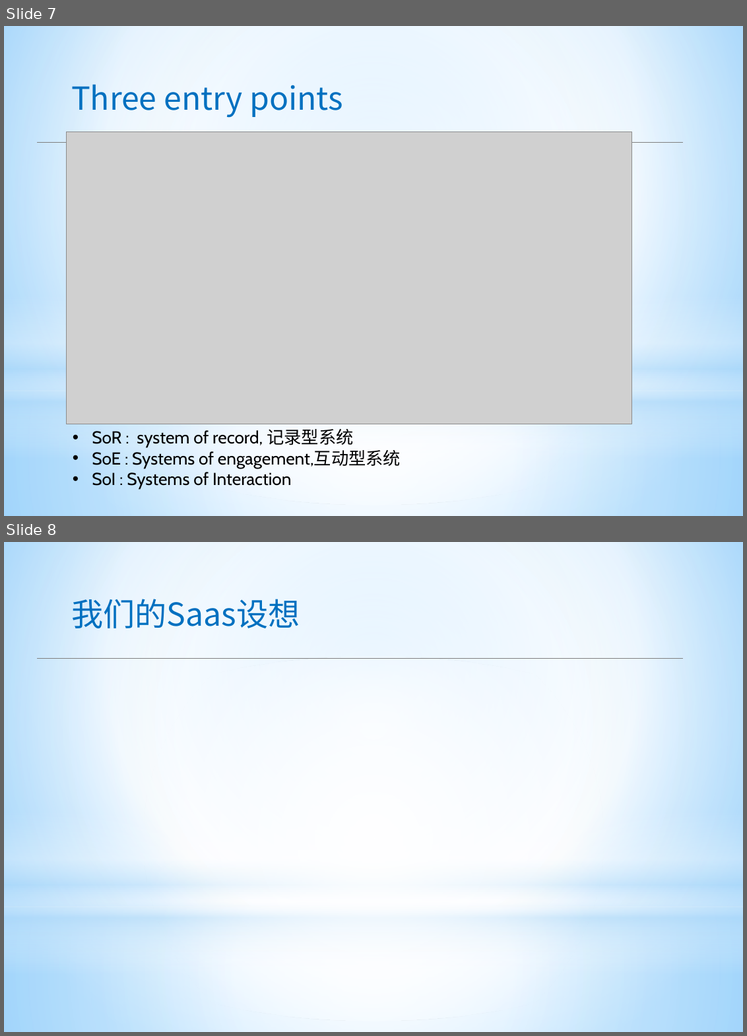
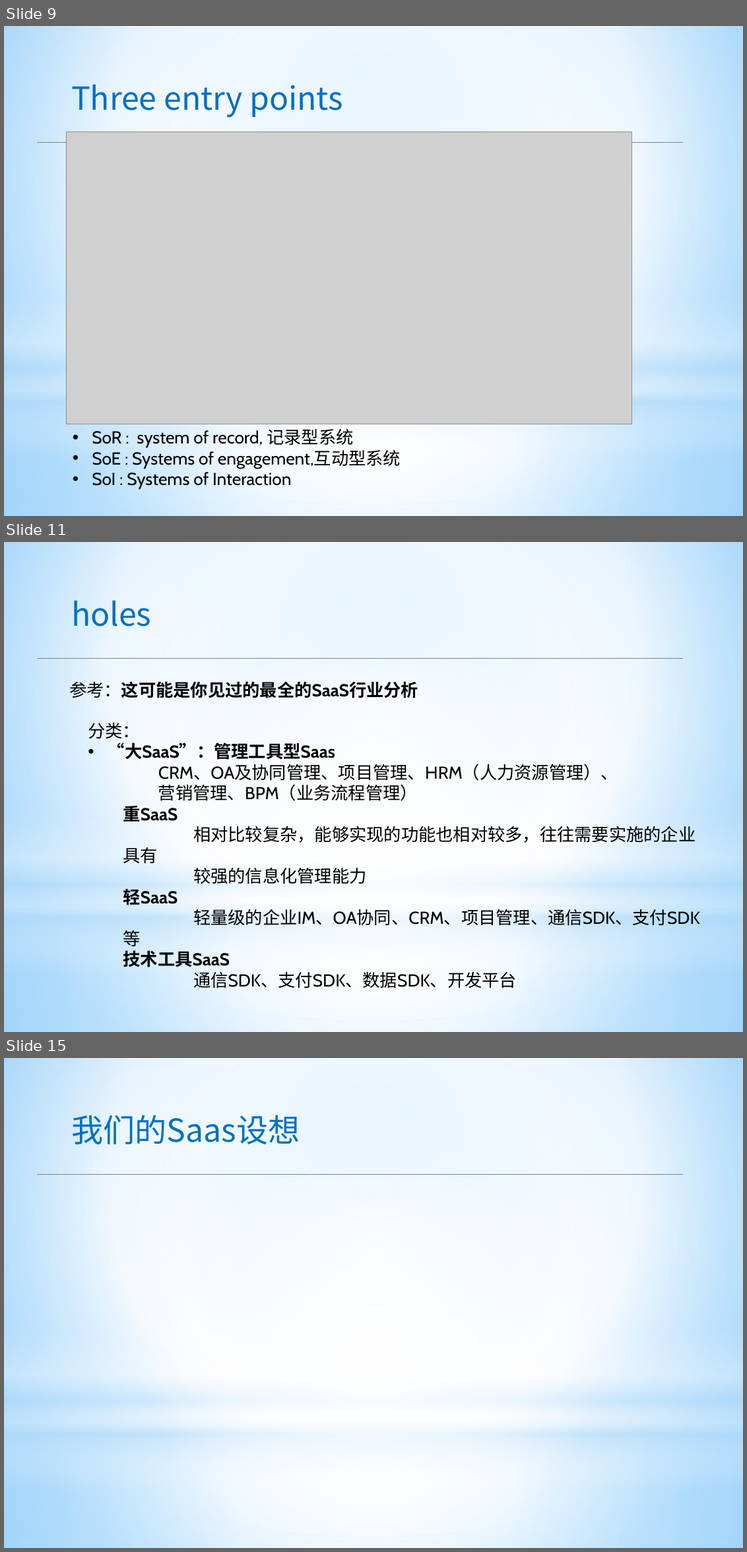
Before and after one commit to apporoad/DesignAndScheme2017, a slide deck: c云服务架构/Saas架构设计.pptx. Shown one above the other, each under a label of ours: slides 7 and 8 before the commit, slides 9, 11 and 15 after it; the slides between them are not shown. The pictures are 747x1036 and 747x1552 pixels, drawn with LibreOffice and Linux fonts; fonts in the diff are those of the drawing; grey boxes stand for pictures. Boxes give left, top, right and bottom in pixels: in the first picture for what was removed or moved away, otherwise in the second. Text is boxed around its words. In the diff, an @@ line names an element or a change of style, - is before the commit and + after.

Commit message:
add

```diff
--- a/c云服务架构/Saas架构设计.pptx
+++ b/c云服务架构/Saas架构设计.pptx
@@ slide 11 added at [4, 542, 743, 1032], background gradient #9ED5FF to #FFFFFF to #5BB9FF; not listed: 4 template elements that a slide beside it also shows @@
@@ text added at [71, 600, 151, 626], 44 pt, text #0070C0 @@
+holes
@@ line added from (37, 658) to (683, 658), #808080 0.75 pt @@
@@ text added at [69, 681, 418, 698], 24 pt, text #000000, bold @@
+参考：这可能是你见过的最全的SaaS行业分析
@@ text added at [88, 723, 700, 989], 24 pt, text #000000 @@
+分类：
+• “大SaaS”：管理工具型Saas
+CRM、OA及协同管理、项目管理、HRM（人力资源管理）、
+营销管理、BPM（业务流程管理）
+  重SaaS
+  相对比较复杂，能够实现的功能也相对较多，往往需要实施的企业具有
+  较强的信息化管理能力
+  轻SaaS
+  轻量级的企业IM、OA协同、CRM、项目管理、通信SDK、支付SDK等
+  技术工具SaaS
+  通信SDK、支付SDK、数据SDK、开发平台
@@ what was slide 7 is now slide 9 @@
@@ what was slide 8 is now slide 15 @@
```
Also in this commit, not shown: 6 other slides added.
